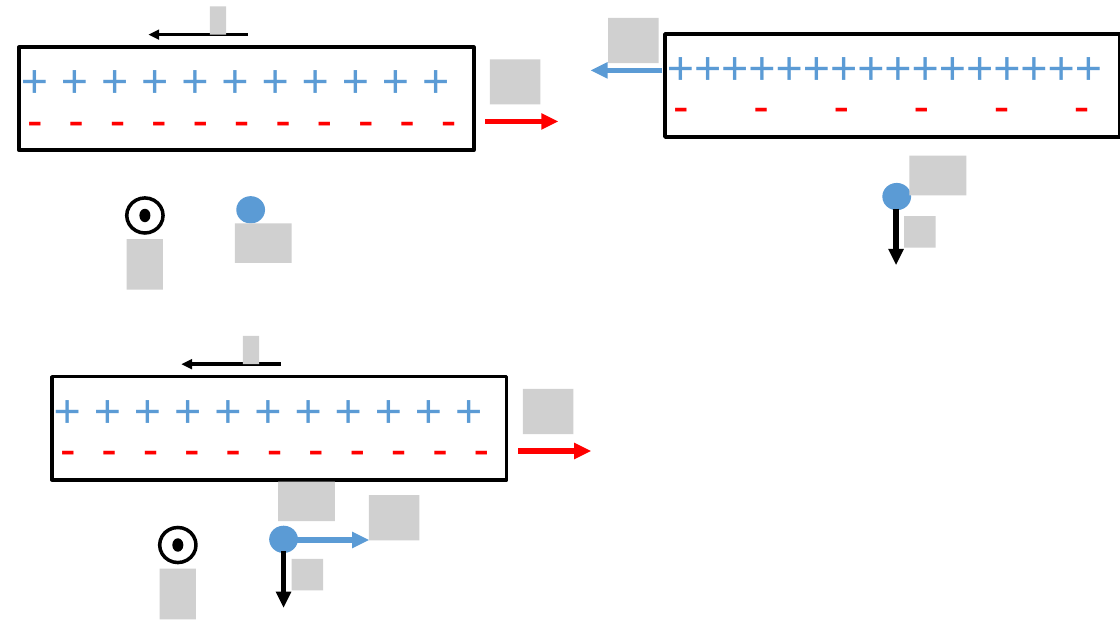
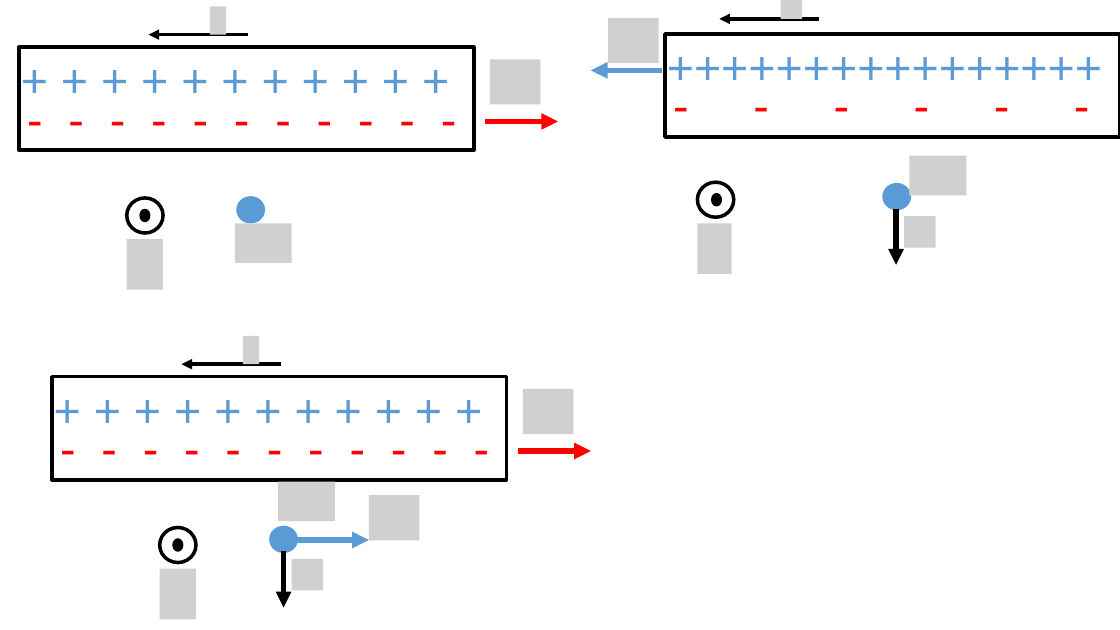
Before and after one commit to OSTP/PhysicsArtofModelling, a slide deck: slide 9 of tex/figures/SpecialRelativity/Figures.pptx. Drawn at 1120x630 pixels with LibreOffice and Linux fonts; fonts in the diff are those of the drawing; grey boxes stand for pictures. Boxes give left, top, right and bottom in pixels: in the first picture for what was removed or moved away, otherwise in the second. Text is boxed around its words. In the diff, an @@ line names an element or a change of style, - is before the commit and + after.

```diff
--- a/tex/figures/SpecialRelativity/Figures.pptx
+++ b/tex/figures/SpecialRelativity/Figures.pptx
@@ group added at <box>697,0,819,274</box>: 2 ellipses, 2 pictures, 1 arrow @@
```
Also in this commit, not shown: 1 other slide changed, 5 other files.
